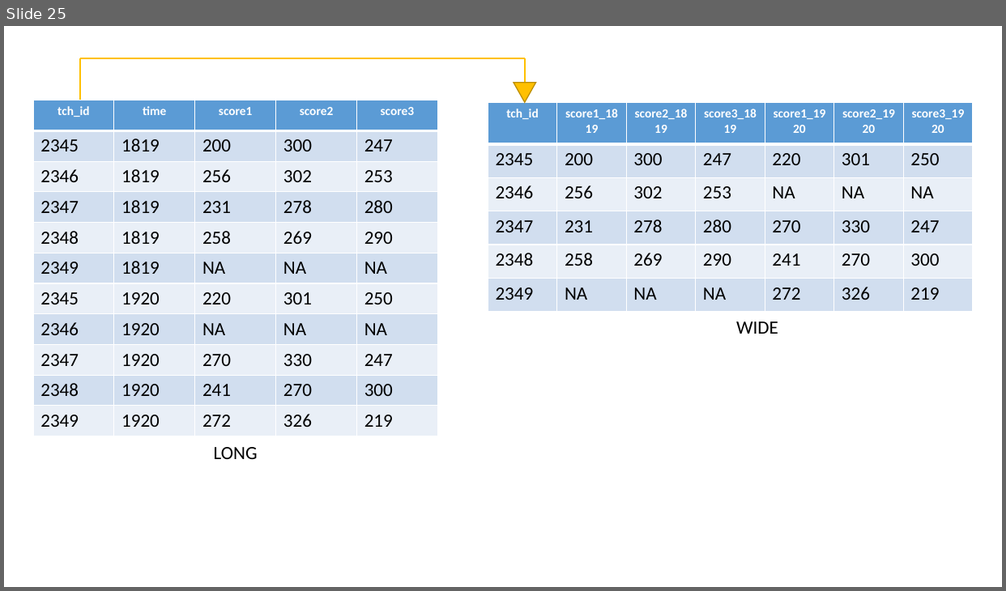
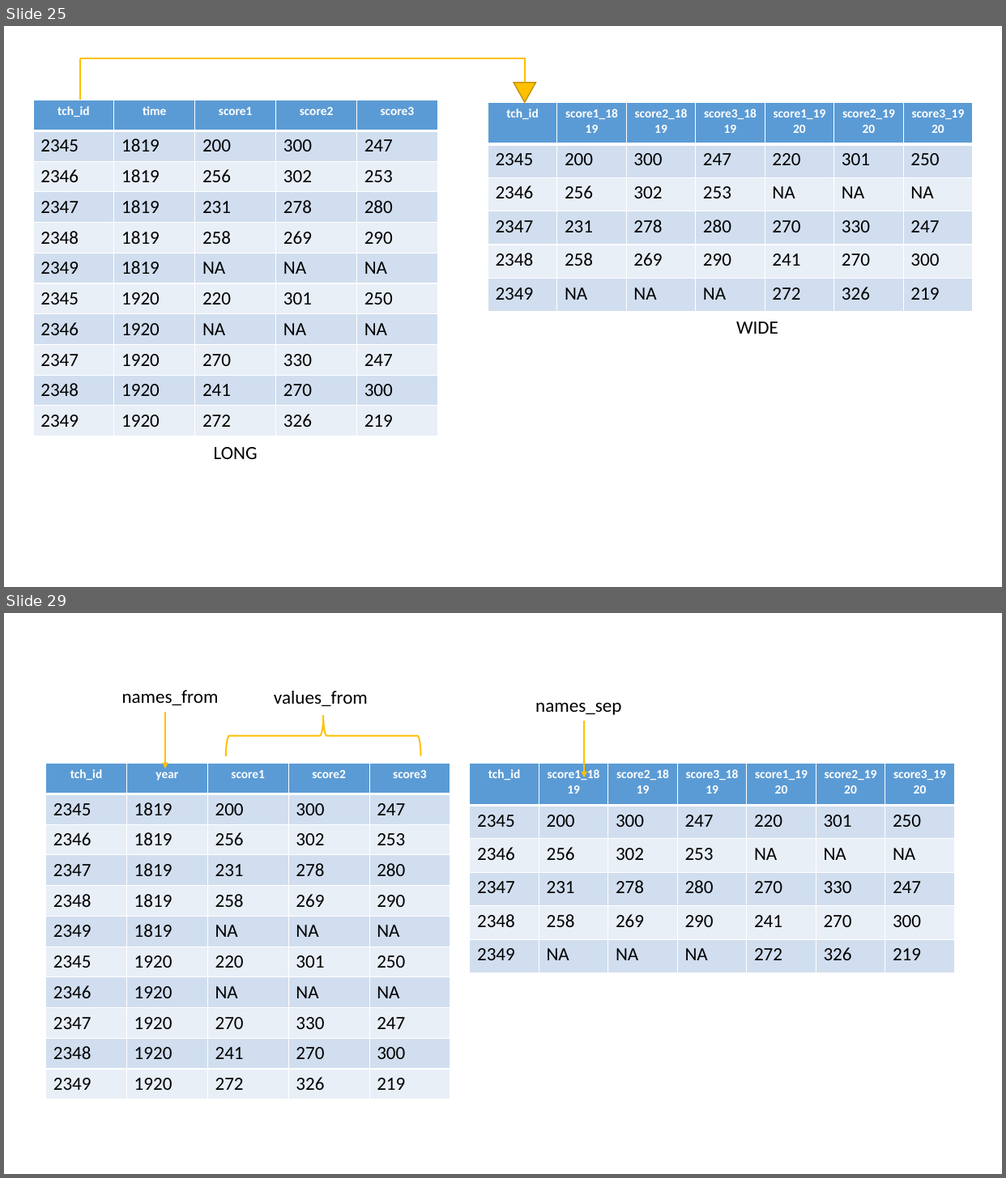
Before and after one commit to Cghlewis/schoen-workshop-series, a slide deck: rslides/img/syntax.pptx. Shown one above the other, each under a label of ours: slide 25 before the commit, slides 25 and 29 after it; the slides between them are not shown. The pictures are 1006x591 and 1006x1178 pixels, drawn with LibreOffice and Linux fonts; fonts in the diff are those of the drawing. Boxes give left, top, right and bottom in pixels: in the first picture for what was removed or moved away, otherwise in the second. Text is boxed around its words. In the diff, an @@ line names an element or a change of style, - is before the commit and + after.

```diff
--- a/rslides/img/syntax.pptx
+++ b/rslides/img/syntax.pptx
@@ slide 29 added at bbox=[4, 613, 1002, 1174], background #FFFFFF @@
@@ text added at bbox=[122, 690, 219, 705], 18 pt, text #000000 @@
+names_from
@@ text added at bbox=[274, 691, 368, 706], 18 pt, text #000000 @@
+values_from
@@ text added at bbox=[535, 702, 621, 715], 18 pt, text #000000 @@
+names_sep
@@ arrow added from (165, 712) to (165, 769), #FFC000 1.5 pt @@
@@ right brace added at bbox=[226, 715, 420, 756], outline #FFC000 1.5 pt @@
@@ arrow added from (584, 720) to (584, 777), #FFC000 1.5 pt @@
@@ table added at bbox=[46, 764, 450, 1100], 11 rows, 5 columns @@
+tch_id | year | score1 | score2 | score3
+2345 | 1819 | 200 | 300 | 247
+2346 | 1819 | 256 | 302 | 253
+2347 | 1819 | 231 | 278 | 280
+2348 | 1819 | 258 | 269 | 290
+2349 | 1819 | NA | NA | NA
+2345 | 1920 | 220 | 301 | 250
+2346 | 1920 | NA | NA | NA
+2347 | 1920 | 270 | 330 | 247
+2348 | 1920 | 241 | 270 | 300
+2349 | 1920 | 272 | 326 | 219
@@ table added at bbox=[470, 764, 957, 973], 6 rows, 7 columns @@
+tch_id | score1_1819 | score2_1819 | score3_1819 | score1_1920 | score2_1920 | score3_1920
+2345 | 200 | 300 | 247 | 220 | 301 | 250
+2346 | 256 | 302 | 253 | NA | NA | NA
+2347 | 231 | 278 | 280 | 270 | 330 | 247
+2348 | 258 | 269 | 290 | 241 | 270 | 300
+2349 | NA | NA | NA | 272 | 326 | 219
```
Also in this commit, not shown: 3 other slides added, 6 other files.
